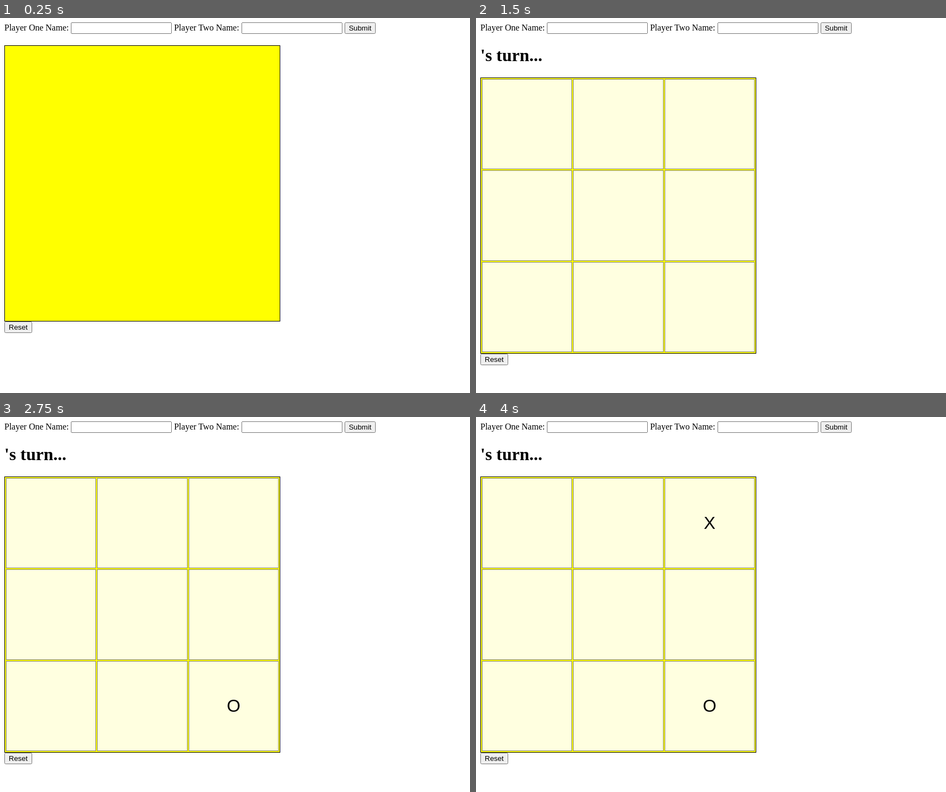
Above: before the commit, frames 1-4 (two rows, left to right).
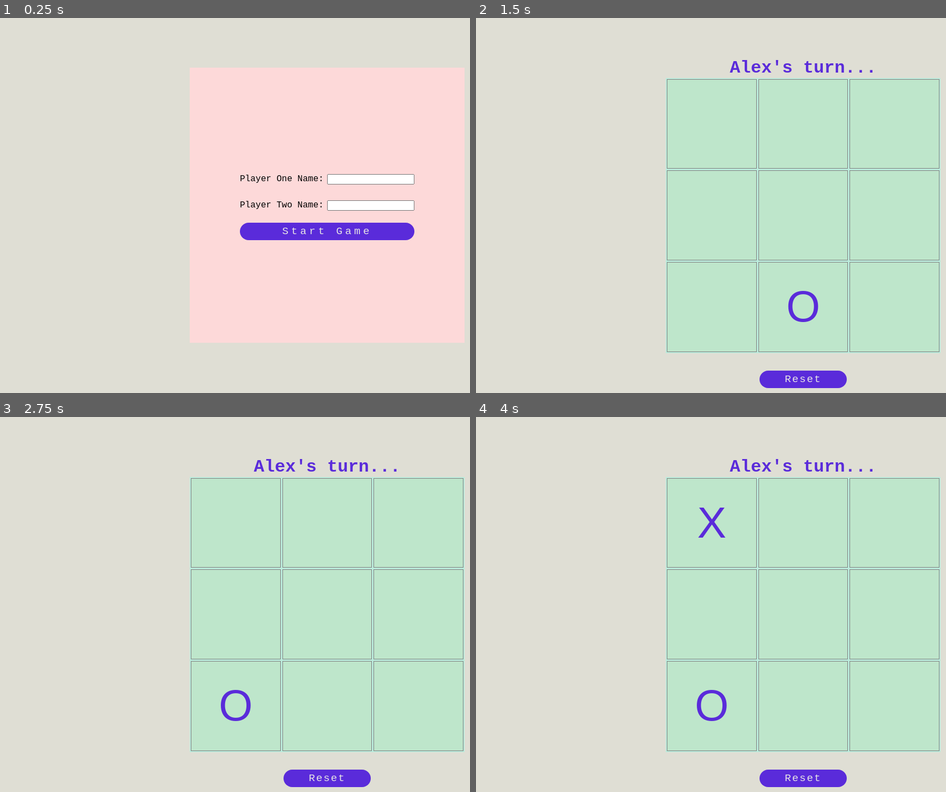
Above: after the commit, the same moments.

Repository: eyon24/top-tictactoe
Game: browser game, page index.html
Two runs of this game, one before a commit and one after it. Both use one fixed random seed, a clock stepped at 60 frames per second and the inputs below.
Inputs (mouse positions are in pixels of both pictures, inside the frame that each line leads up to):
- Up to frame 1 (0.25 s): no input
- Up to frame 2 (1.5 s): click (847, 179) at 0.27 s; type "Alex" at 0.27 s; click (847, 205) at 0.52 s; type "Alex" at 0.52 s; click "Submit" (after the commit: "Start Game") at 0.77 s; click (805, 306) at 1.27 s
- Up to frame 3 (2.75 s): click (329, 615) at 1.87 s; click "Reset" at 2.02 s; click (235, 705) at 2.47 s
- Up to frame 4 (4 s): click (711, 522) at 3.07 s; click "X" at 3.67 s

The runs differ from the first frame. In frame 1, 99% of the frame differs, in the area x 0-100%, y 0-100%; in frame 2, 100%; in frame 3, 100%; in frame 4, 100%.

Commit message:
final

Diff:
--- a/index.html
+++ b/index.html
@@ -8,18 +8,19 @@
   </head>
   <body>
     <div class="container">
-      <div class="modal">
-        <form class="modal-form">
-          <label for="playerOne">Player One Name: </label>
-          <input class="playerOne" type="text" name="playerOne" value="" />
-          <label for="playerTwo">Player Two Name: </label>
-          <input class="playerTwo" type="text" name="playerTwo" value="" />
-          <button type="submit">Submit</button>
-        </form>
+      <h1 class="turn"></h1>
+      <div class="board">
+        <div class="modal">
+          <form class="modal-form">
+            <label for="playerOne">Player One Name: </label>
+            <input class="playerOne" type="text" name="playerOne" value="" />
+            <label for="playerTwo">Player Two Name: </label>
+            <input class="playerTwo" type="text" name="playerTwo" value="" />
+            <button type="submit">Start Game</button>
+          </form>
+        </div>
       </div>
-      <h1 class="turn"></h1>
-      <div class="board"></div>
-      <button class="reset">Reset</button>
+      <button class="reset hidden">Reset</button>
     </div>
     <script src="script.js" defer></script>
   </body>
--- a/script.js
+++ b/script.js
@@ -234,6 +234,7 @@
 
 const modalForm = () => {
   const form = document.querySelector(".modal-form");
+  const resetBtn = document.querySelector(".reset");
   let playerOneName = "Player 1";
   let playerTwoName = "Player 2";
 
@@ -243,14 +244,15 @@
     playerOneInput = document.querySelector(".playerOne");
     playerTwoInput = document.querySelector(".playerTwo");
 
-    if (playerOneInput !== "") {
+    if (!(playerOneInput.value === "")) {
       playerOneName = playerOneInput.value;
     }
 
-    if (playerTwoInput !== "") {
+    if (!(playerTwoInput.value === "")) {
       playerTwoName = playerTwoInput.value;
     }
 
+    resetBtn.classList.remove("hidden");
     ScreenController(playerOneName, playerTwoName);
   });
 };
--- a/styles.css
+++ b/styles.css
@@ -1,13 +1,27 @@
+* {
+  margin: 0;
+  padding: 0;
+}
+
+.container {
+  display: flex;
+  height: 100vh;
+  flex-direction: column;
+  justify-content: center;
+  align-items: center;
+  background-color: #dfded4;
+}
+
 .board {
+  position: relative;
   display: grid;
   height: 500px;
   width: 500px;
   grid-template-columns: repeat(3, 1fr);
   grid-template-rows: repeat(3, 1fr);
-  border: 1px solid black;
-  gap: 2px;
+  gap: 3px;
   padding: 2px;
-  background-color: yellow;
+  background-color: #bbecdc;
 }
 
 .cell {
@@ -15,8 +29,58 @@
   justify-content: center;
   align-items: center;
   text-align: center;
-  font-size: 2rem;
+  font-size: 5rem;
+  color: #5a2bda;
   border: 1px solid grey;
-  background: lightyellow;
+  background: #bee6cb;
   cursor: pointer;
 }
+
+.turn {
+  font-family: "Courier New", Courier, monospace;
+  color: #5a2bda;
+}
+
+.modal {
+  position: absolute;
+  background-color: #fdd9d9;
+  right: 0;
+  left: 0;
+  top: 0;
+  bottom: 0;
+  font-family: "Courier New", Courier, monospace;
+}
+
+.modal-form {
+  display: grid;
+  height: 100%;
+  justify-content: center;
+  align-content: center;
+  align-items: center;
+  grid-template-columns: 10rem 10rem;
+  grid-template-rows: 3rem 3rem 3rem;
+}
+
+.modal-form button,
+.reset {
+  font-family: "Courier New", Courier, monospace;
+  grid-column: 1 / 3;
+  height: 2rem;
+  border: none;
+  outline: none;
+  border-radius: 10rem;
+  font-size: 1.2em;
+  letter-spacing: 5px;
+  background-color: #5a2bda;
+  color: #e7e5e5;
+}
+
+.reset {
+  letter-spacing: 2px;
+  width: 10rem;
+  margin-top: 2rem;
+}
+
+.hidden {
+  visibility: hidden;
+}
